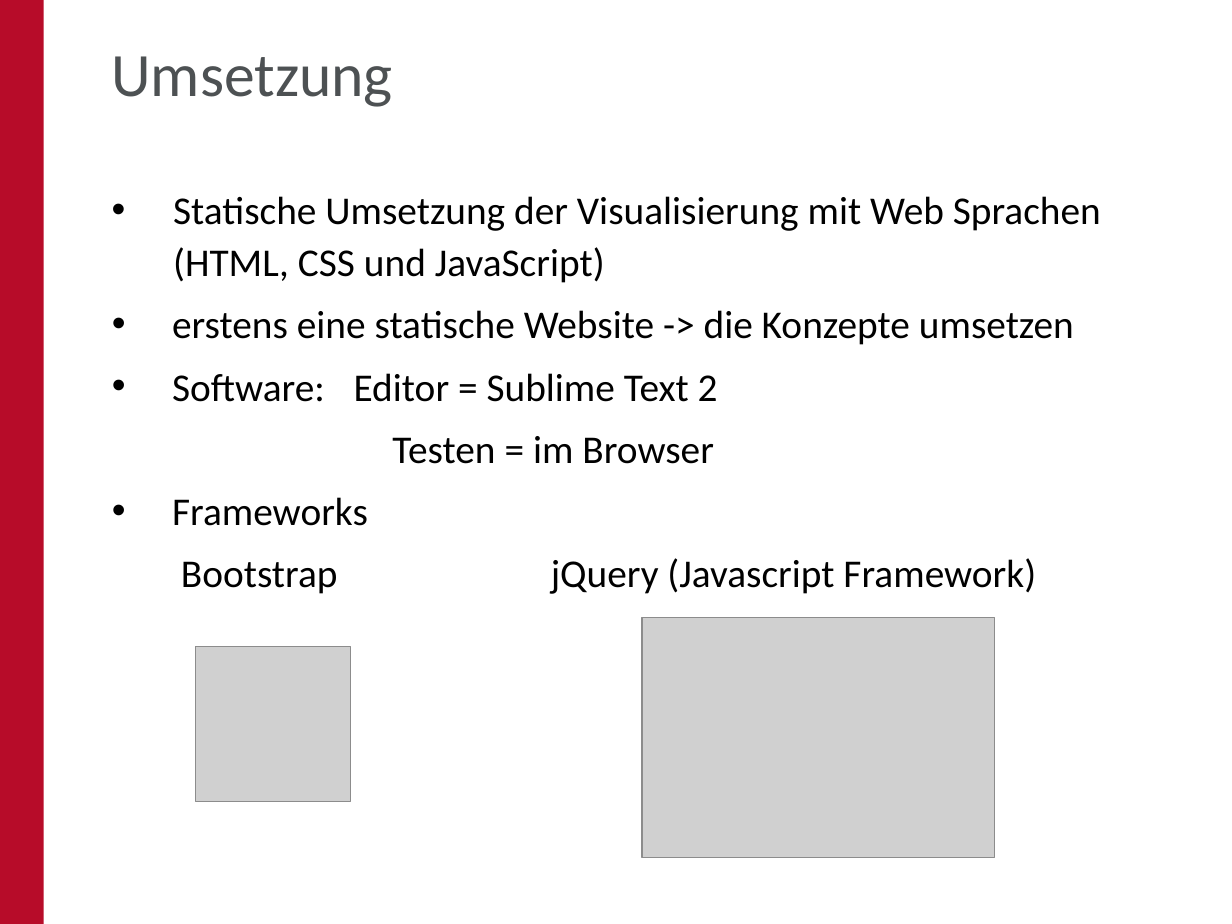
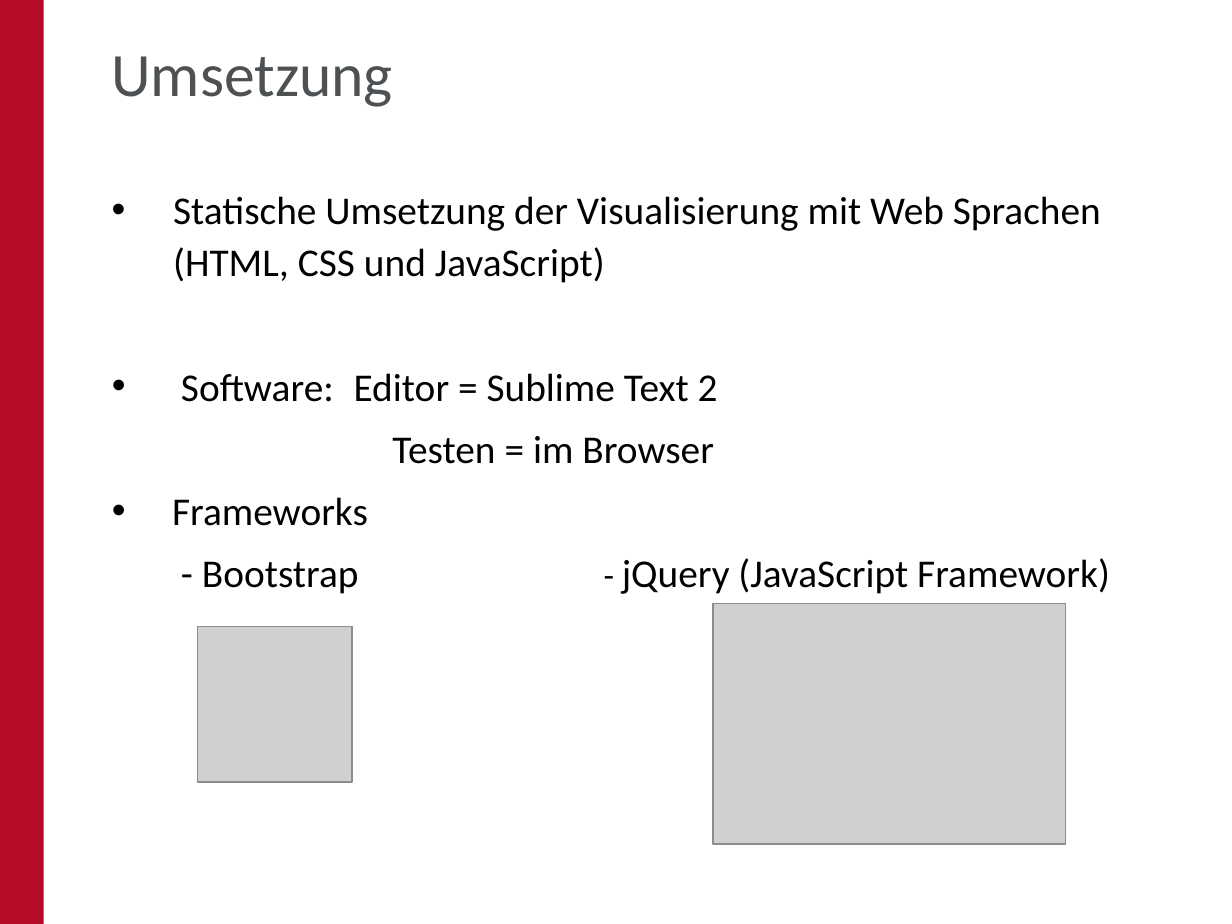
Before and after one commit to oskar-engler/praktikumsbericht, a slide deck: slide 9 of Bericht/PPT/Website - Analytic Tools.pptx (slide 8 before the commit). Drawn at 1232x924 pixels with LibreOffice and Linux fonts; fonts in the diff are those of the drawing; grey boxes stand for pictures; background and template pictures are left out. Boxes give left, top, right and bottom in pixels: in the first picture for what was removed or moved away, otherwise in the second. Text is boxed around its words. In the diff, an @@ line names an element or a change of style, - is before the commit and + after.

```diff
--- a/Bericht/PPT/Website - Analytic Tools.pptx
+++ b/Bericht/PPT/Website - Analytic Tools.pptx
@@ text at <box>172,310,1074,345</box>: paragraph removed @@
-  • erstens eine statische Website -> die Konzepte umsetzen
@@ text at <box>202,558,1110,594</box>: text changed @@
-Bootstrap jQuery (Javascript Framework)
+- Bootstrap - jQuery (JavaScript Framework)
@@ picture: place and size @@
-picture at <box>196,647,350,802</box>
+picture at <box>197,627,351,782</box>
@@ picture: place and size @@
-picture at <box>642,617,994,857</box>
+picture at <box>713,604,1066,844</box>
```
Also in this commit, not shown: 11 other slides changed, 1 slide added, 2 other files.
